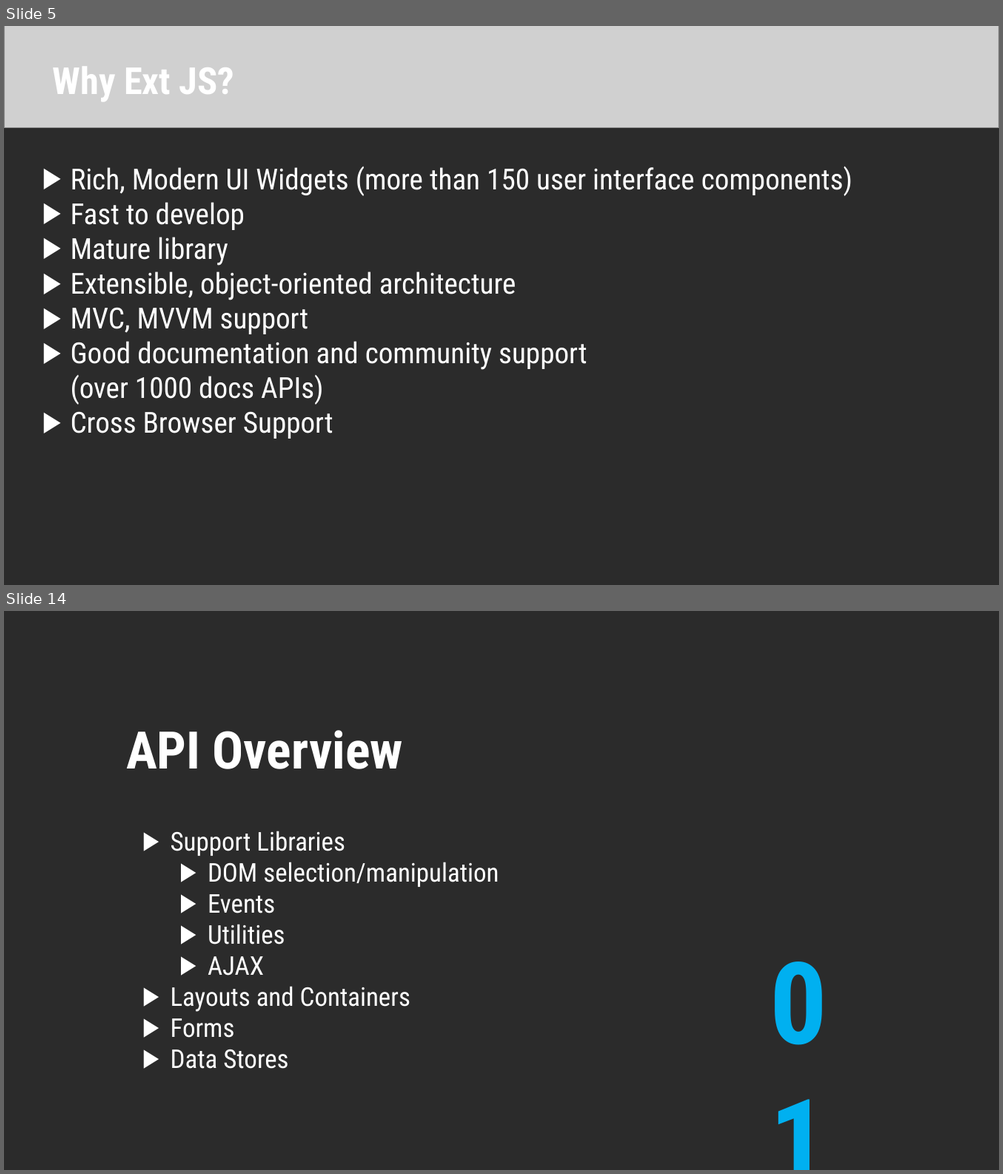
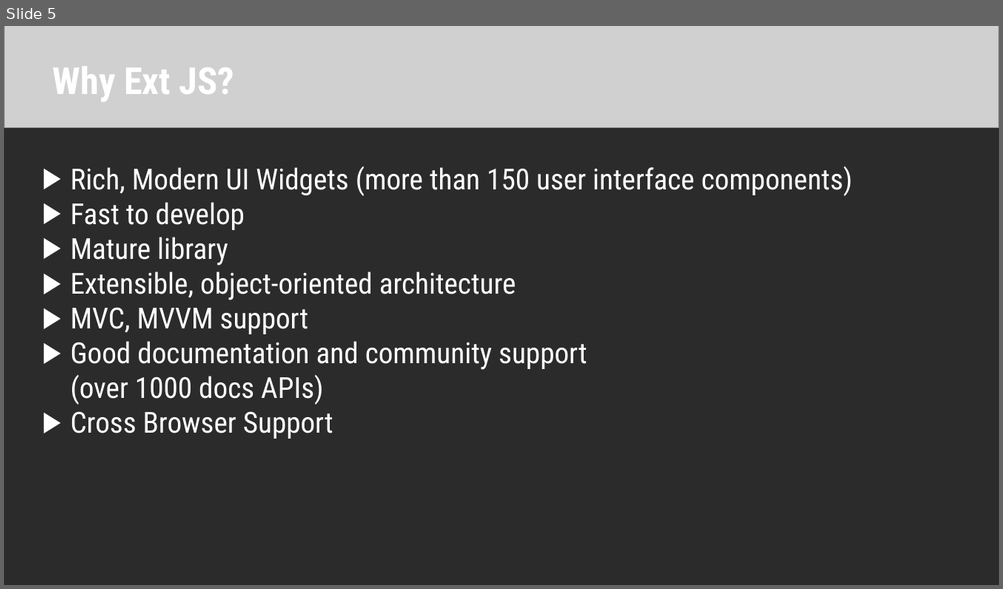
Before and after one commit to cminhho/ExtJS-Presentation, a slide deck: Introduction to Ext JS.pptx. Shown one above the other, each under a label of ours: slides 5 and 14 before the commit, slide 5 after it; the slides between them are not shown. The pictures are 1003x1174 and 1003x589 pixels, drawn with LibreOffice and Linux fonts; fonts in the diff are those of the drawing; grey boxes stand for pictures; background and template pictures are left out; a plain dark background stands for a picture behind light text. Boxes give left, top, right and bottom in pixels: in the first picture for what was removed or moved away, otherwise in the second. Text is boxed around its words. In the diff, an @@ line names an element or a change of style, - is before the commit and + after.

```diff
--- a/Introduction to Ext JS.pptx
+++ b/Introduction to Ext JS.pptx
@@ slide 14 removed at (x1=4, y1=611, x2=999, y2=1170), background picture (left out) @@
@@ text removed at (x1=126, y1=730, x2=403, y2=769) @@
-API Overview
@@ text removed at (x1=170, y1=831, x2=498, y2=1069) @@
-▶ Support Libraries
-  ▶ DOM selection/manipulation
-  ▶ Events
-  ▶ Utilities
-  ▶ AJAX
-▶ Layouts and Containers
-▶ Forms
-▶ Data Stores
@@ text removed at (x1=762, y1=926, x2=882, y2=1072) @@
-01
```
Also in this commit, not shown: 6 slides changed, 10 slides added, 7 other slides removed, 2 other files.
